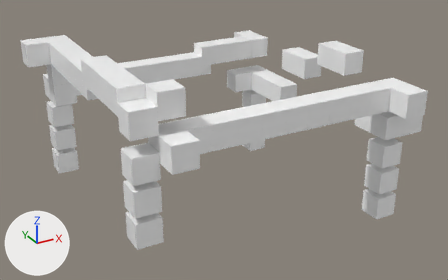
The FBX model Assets/fbx/world_04/lvl_401/territorio4_lvl1_deco.fbx: old version first, new version second.
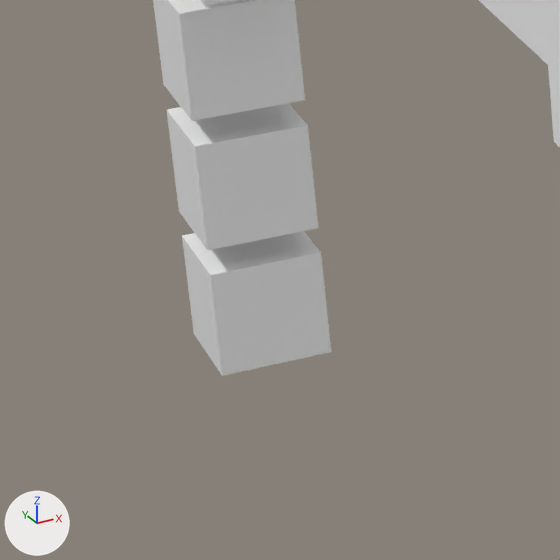
Old and new are each drawn whole from a camera (50 mm lens) standing at (-2.0, -3.838, 1.42) and looking at (0.071, -0.071, -0.463) and again close up on the part from 4% to 27% of the width and 38% to 74% of the height. Every picture has the same lights, and +X, +Y and +Z are marked at lower left. Where no turn or scale is listed for an object, it has been applied to the vertices.

The scene before the commit, as lines of its bpy script (objects in view):
```python
me_mesh = bpy.data.meshes.new('Mesh')
me_mesh.from_pydata(...)  # 536 vertices, 402 faces; spans x -1.15..1.17, y -1.12..1.14, z -1.08..0.34
me_mesh.materials.append(mat_deco_4_1)  # its picture is missing
ob_territorio_4_1 = bpy.data.objects.new('Territorio_4_1', me_mesh)
ob_territorio_4_1.location = (0.0, 0.0, 0.0)
```
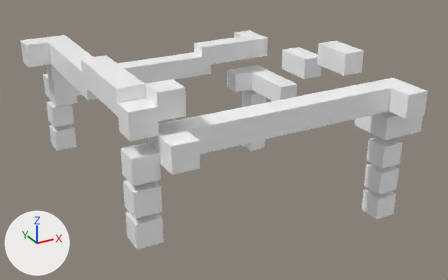
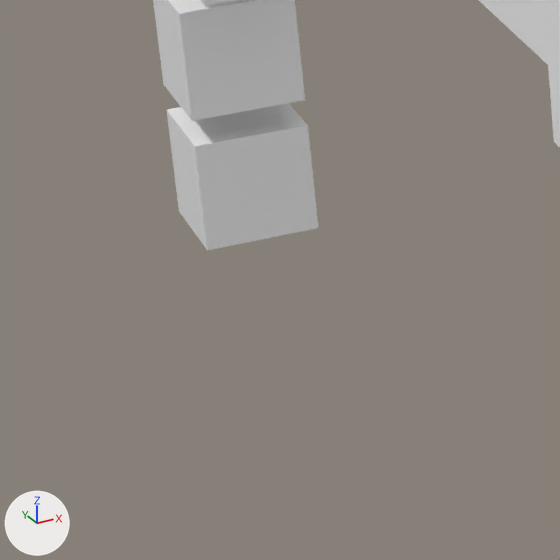
Boxes [x1, y1, x2, y2] around the edits, measured in the close-ups (560 x 560 px):
'Territorio_4_1', reshaped: before [153, 0, 560, 376]; after [153, 0, 560, 250]
part 1 of me_mesh, deleted: before [182, 231, 331, 376]

What the commit changed:
me_mesh has 536 vertices, 402 faces and spans x -1.15..1.17, y -1.12..1.14, z -1.08..0.34.
me_mesh is used by ob_territorio_4_1; location (0.0, 0.0, 0.0).
me_mesh part 1: the loose piece of 8 vertices spanning x -0.98..-0.82, y 0.81..0.97, z -0.88..-0.72 is deleted.
